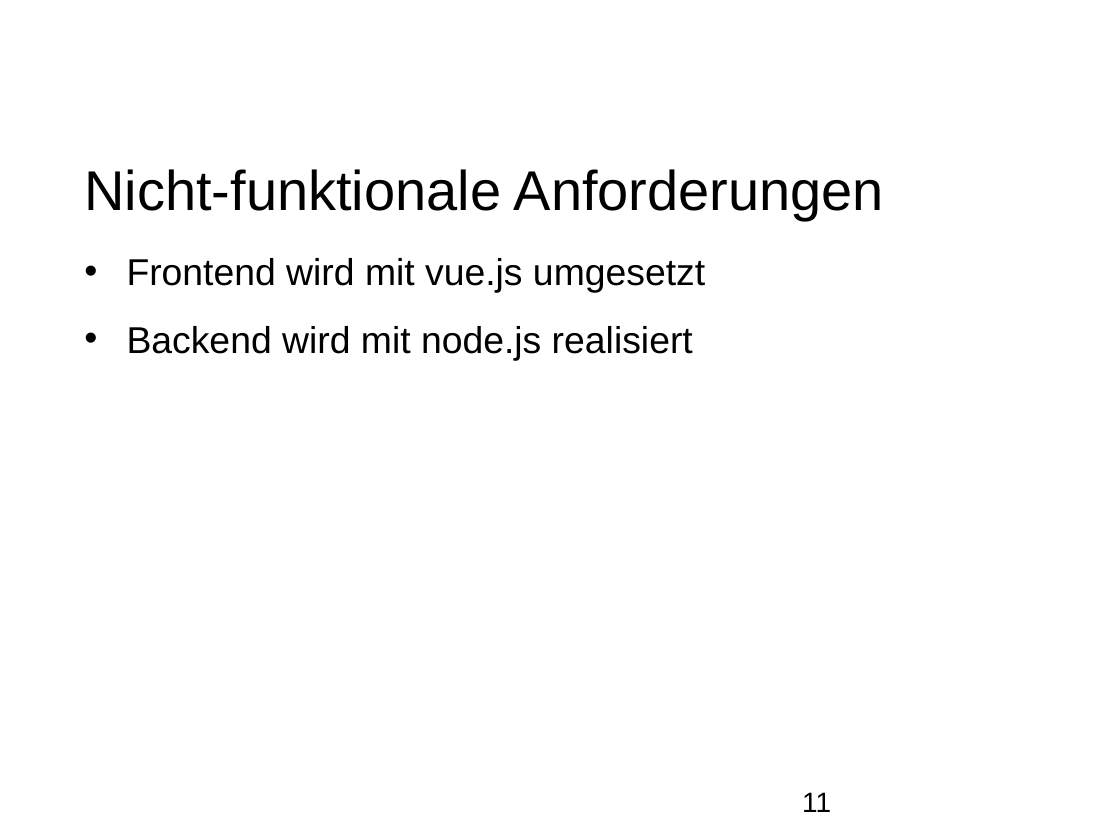
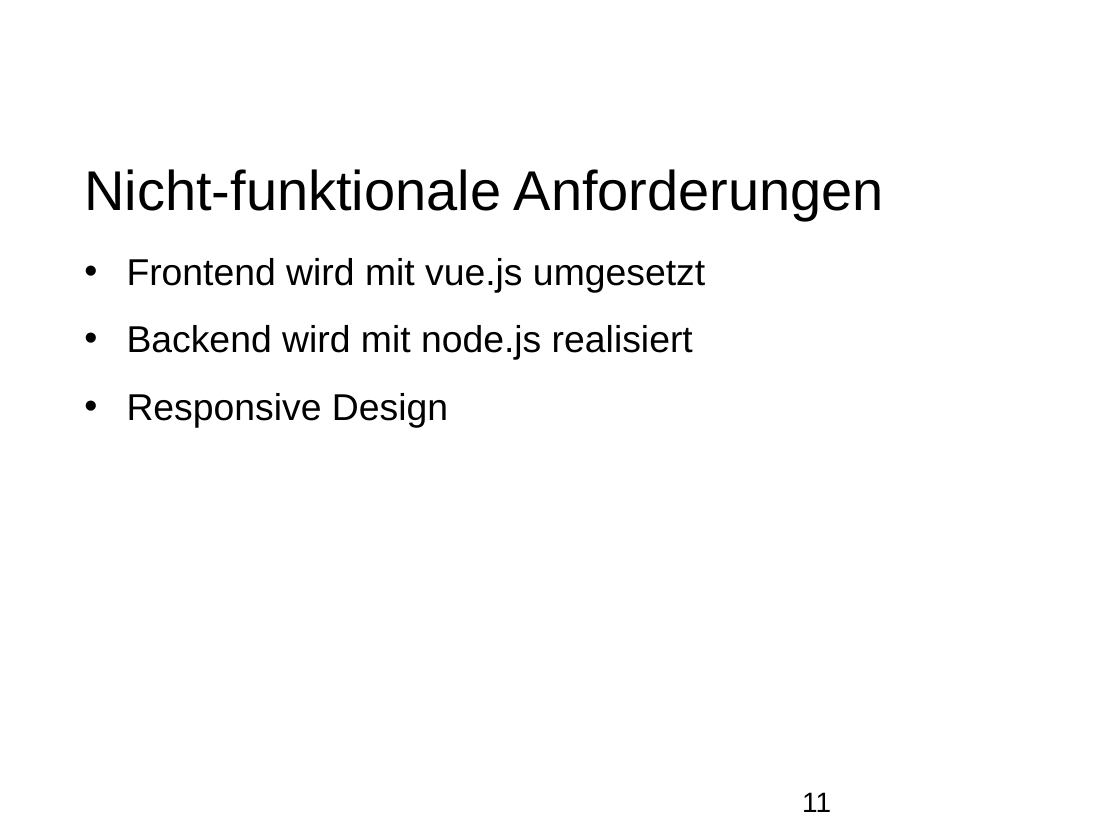
Before and after one commit to mariusbackes/htw-quiz, a slide deck: slide 11 of Dokumente/HTW-Quiz (Zwischenpräsentation 1).pptx. Drawn at 1120x840 pixels with LibreOffice and Linux fonts; fonts in the diff are those of the drawing; background and template pictures are left out. Boxes give left, top, right and bottom in pixels: in the first picture for what was removed or moved away, otherwise in the second. Text is boxed around its words. In the diff, an @@ line names an element or a change of style, - is before the commit and + after.

```diff
--- a/Dokumente/HTW-Quiz (Zwischenpräsentation 1).pptx
+++ b/Dokumente/HTW-Quiz (Zwischenpräsentation 1).pptx
@@ text at (127, 393, 448, 427): paragraph added @@
+• Responsive Design
```
Also in this commit, not shown: 1 slide added.
